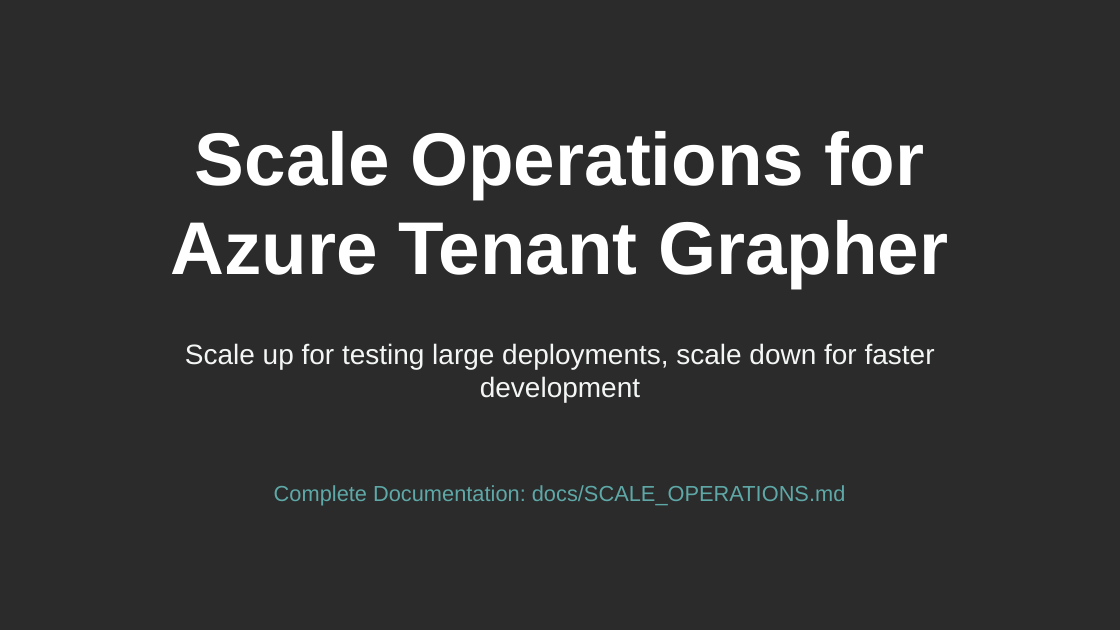
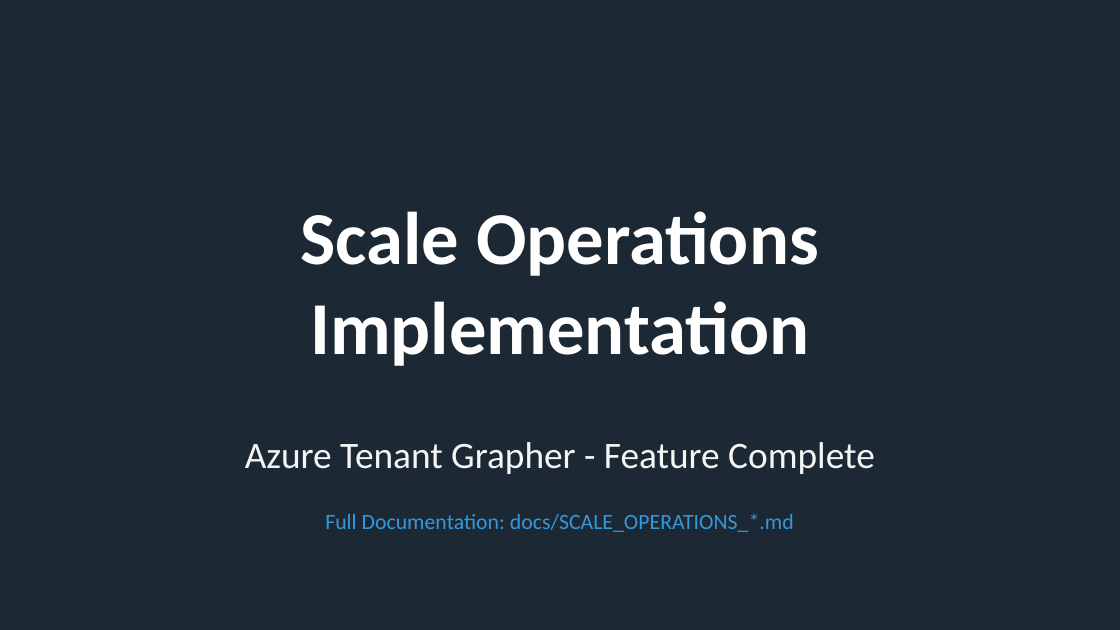
Before and after one commit to rysweet/azure-tenant-grapher, a slide deck: slide 1 of Scale_Operations_Implementation.pptx. Drawn at 1120x630 pixels with LibreOffice and Linux fonts; fonts in the diff are those of the drawing; background and template pictures are left out; a plain dark background stands for a picture behind light text. Boxes give left, top, right and bottom in pixels: in the first picture for what was removed or moved away, otherwise in the second. Text is boxed around its words. In the diff, an @@ line names an element or a change of style, - is before the commit and + after.

```diff
--- a/Scale_Operations_Implementation.pptx
+++ b/Scale_Operations_Implementation.pptx
@@ background picture (left out) to #1C2833 @@
@@ text at bbox=[301, 211, 819, 366]: text changed; font Arial to Calibri @@
-Scale Operations for Azure Tenant Grapher
+Scale Operations
+Implementation
@@ vertical alignment top to middle in 3 elements at bbox=[325, 513, 794, 532], bbox=[301, 211, 819, 366], bbox=[245, 442, 875, 474] @@
@@ text at bbox=[245, 442, 875, 474]: text changed; size 18 to 24 pt; font Arial to Calibri @@
-Scale up for testing large deployments, scale down for faster development
+Azure Tenant Grapher - Feature Complete
@@ text at bbox=[325, 513, 794, 532]: text changed; font Arial to Calibri; text colour #5EA8A7 to #3498DB @@
-Complete Documentation: docs/SCALE_OPERATIONS.md
+Full Documentation: docs/SCALE_OPERATIONS_*.md
```
Also in this commit, not shown: 10 slides added, 10 slides removed.
